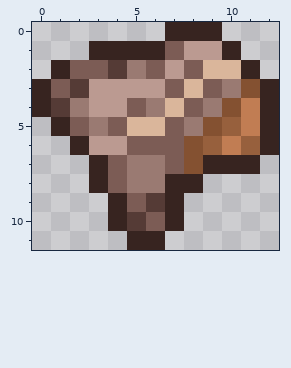
Pixel-art sprite, stored at Resources/Textures/Items/Miscellaneous/AnimalLeather.png. The first picture shows the starting point.
The file is 26x24 pixels, drawn in blocks of 2x2; one block is one cell here.
After:
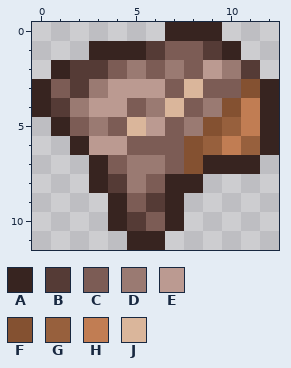
Palette (. is transparent): A #372420  B #553b36  C #7c5c55  D #9a7a72  E #bb9a91  F #845131  G #97603d  H #c17d53  J #dab69b
The exact change:
y 1: x 6 A -> B; x 8..9 EE -> CB
y 2: x 2..4 CCB -> BBC; x 7 E -> D; x 9..11 JJA -> EDB
y 3: x 3 E -> D; x 10 D -> C
y 5: x 6 J -> E
y 8: x 4 C -> B; x 6 D -> C
